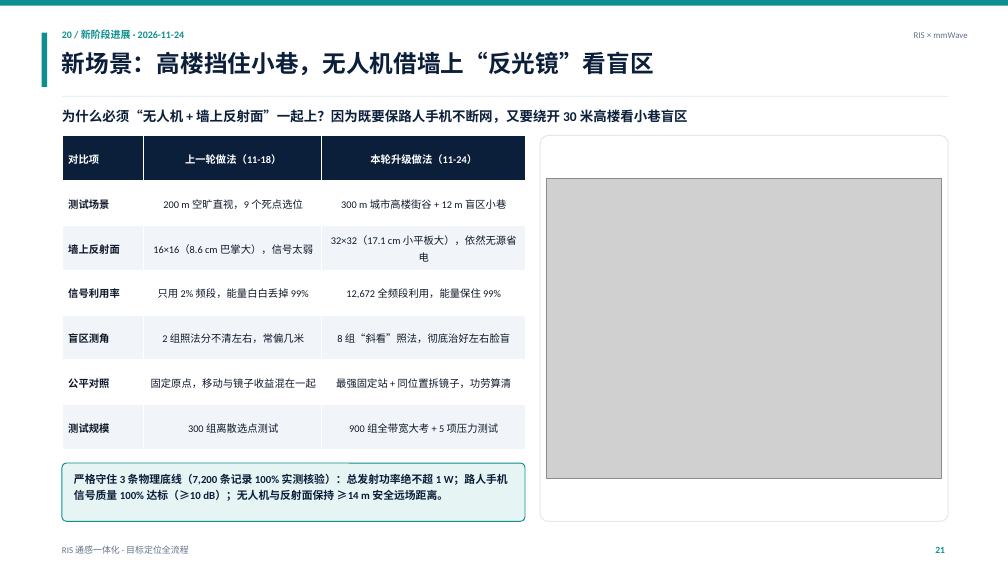
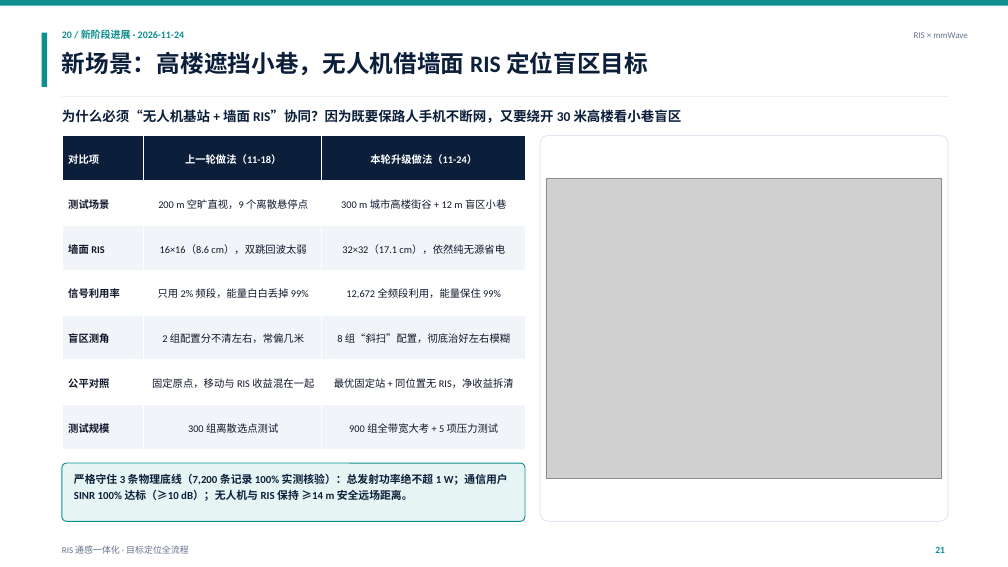
Before and after one commit to Fubuki007/ZTE_project, a slide deck: slide 21 of stage3-RIS与毫米波通感一体化联合优化算法方案/ppt/deliverables/RIS_通感一体化_定位全流程_结果补充_20261125_v5_通俗汇报版.pptx. Drawn at 1008x567 pixels with LibreOffice and Linux fonts; fonts in the diff are those of the drawing; grey boxes stand for pictures. Boxes give left, top, right and bottom in pixels: in the first picture for what was removed or moved away, otherwise in the second. Text is boxed around its words. In the diff, an @@ line names an element or a change of style, - is before the commit and + after.

```diff
--- a/stage3-RIS与毫米波通感一体化联合优化算法方案/ppt/deliverables/RIS_通感一体化_定位全流程_结果补充_20261125_v5_通俗汇报版.pptx
+++ b/stage3-RIS与毫米波通感一体化联合优化算法方案/ppt/deliverables/RIS_通感一体化_定位全流程_结果补充_20261125_v5_通俗汇报版.pptx
@@ text at <box>62,51,648,75</box>: text changed @@
-新场景：高楼挡住小巷，无人机借墙上“反光镜”看盲区
+新场景：高楼遮挡小巷，无人机借墙面 RIS 定位盲区目标
@@ text at <box>62,107,682,125</box>: text changed @@
-为什么必须“无人机 + 墙上反射面”一起上？因为既要保路人手机不断网，又要绕开 30 米高楼看小巷盲区
+为什么必须“无人机基站 + 墙面 RIS”协同？因为既要保路人手机不断网，又要绕开 30 米高楼看小巷盲区
@@ table at <box>62,135,525,450</box> @@
-row 2, column 2: 200 m 空旷直视，9 个死点选位
+row 2, column 2: 200 m 空旷直视，9 个离散悬停点
-row 3: 墙上反射面 | 16×16（8.6 cm 巴掌大），信号太弱 | 32×32（17.1 cm 小平板大），依然无源省电
+row 3: 墙面 RIS | 16×16（8.6 cm），双跳回波太弱 | 32×32（17.1 cm），依然纯无源省电
-row 5, column 2: 2 组照法分不清左右，常偏几米
+row 5, column 2: 2 组配置分不清左右，常偏几米
-row 5, column 3: 8 组“斜看”照法，彻底治好左右脸盲
+row 5, column 3: 8 组“斜扫”配置，彻底治好左右模糊
-row 6, column 2: 固定原点，移动与镜子收益混在一起
+row 6, column 2: 固定原点，移动与 RIS 收益混在一起
-row 6, column 3: 最强固定站 + 同位置拆镜子，功劳算清
+row 6, column 3: 最优固定站 + 同位置无 RIS，净收益拆清
@@ text at <box>74,474,508,501</box>: text changed @@
-严格守住 3 条物理底线（7,200 条记录 100% 实测核验）：总发射功率绝不超 1 W；路人手机信号质量 100% 达标（≥10 dB）；无人机与反射面保持 ≥14 m 安全远场距离。
+严格守住 3 条物理底线（7,200 条记录 100% 实测核验）：总发射功率绝不超 1 W；通信用户 SINR 100% 达标（≥10 dB）；无人机与 RIS 保持 ≥14 m 安全远场距离。
```
Also in this commit, not shown: 6 other slides changed, 8 other files.
